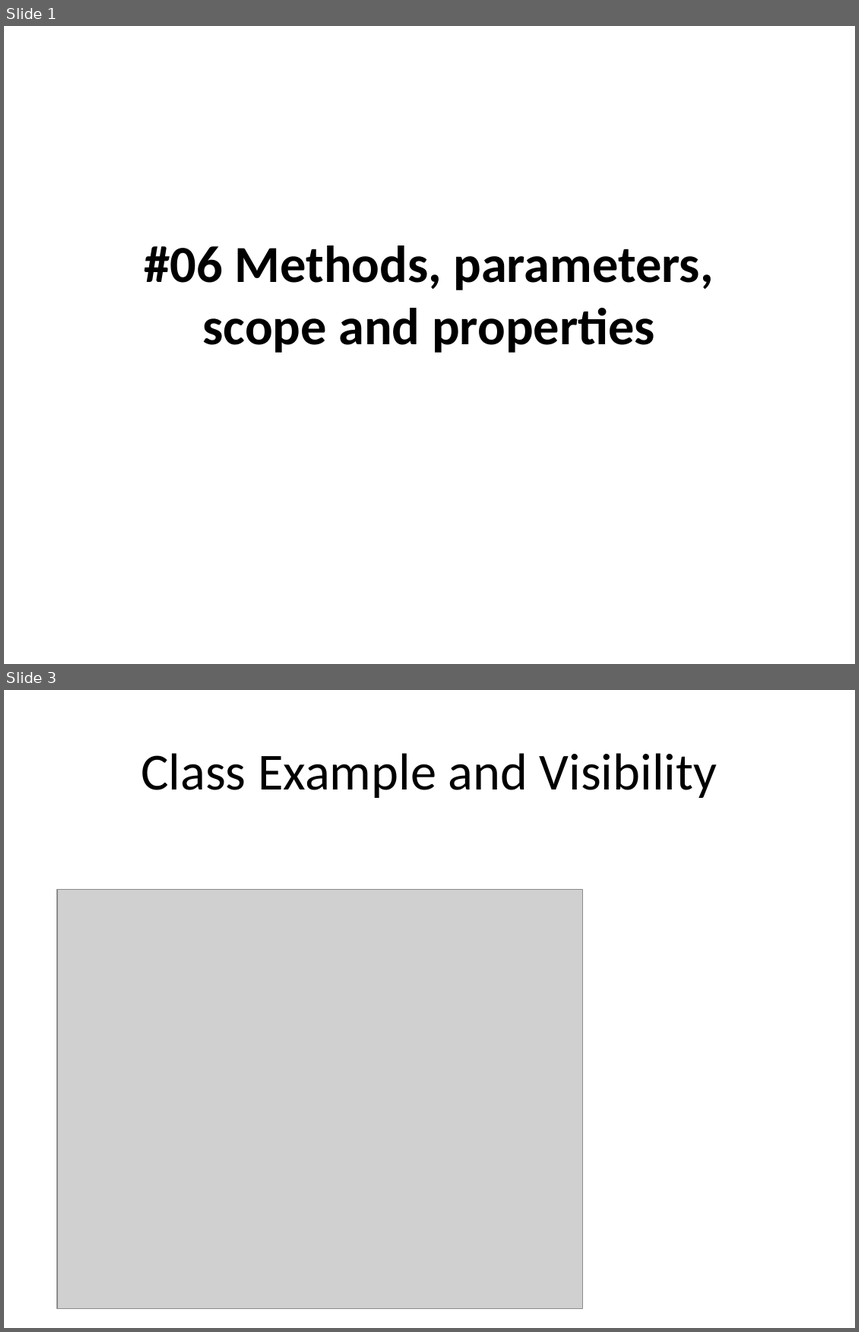
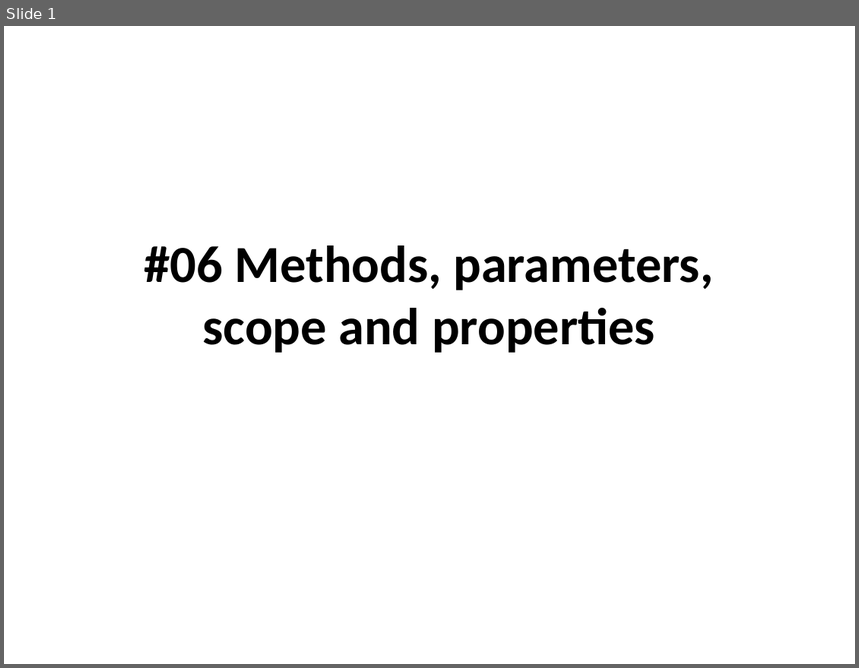
Before and after one commit to isurup/kalle-martin-group, a slide deck: OOPExam/06 Methods, parameters, scope and properties.pptx. Shown one above the other, each under a label of ours: slides 1 and 3 before the commit, slide 1 after it; the slides between them are not shown. The pictures are 859x1332 and 859x668 pixels, drawn with LibreOffice and Linux fonts; fonts in the diff are those of the drawing; grey boxes stand for pictures. Boxes give left, top, right and bottom in pixels: in the first picture for what was removed or moved away, otherwise in the second. Text is boxed around its words. In the diff, an @@ line names an element or a change of style, - is before the commit and + after.

```diff
--- a/OOPExam/06 Methods, parameters, scope and properties.pptx
+++ b/OOPExam/06 Methods, parameters, scope and properties.pptx
@@ slide 3 removed at [4, 690, 855, 1328], background #FFFFFF @@
@@ title removed at [141, 753, 718, 798] @@
-Class Example and Visibility
@@ picture removed at [56, 889, 583, 1309] @@
```
Also in this commit, not shown: 1 slide changed, 8 slides added, 6 other slides removed.
